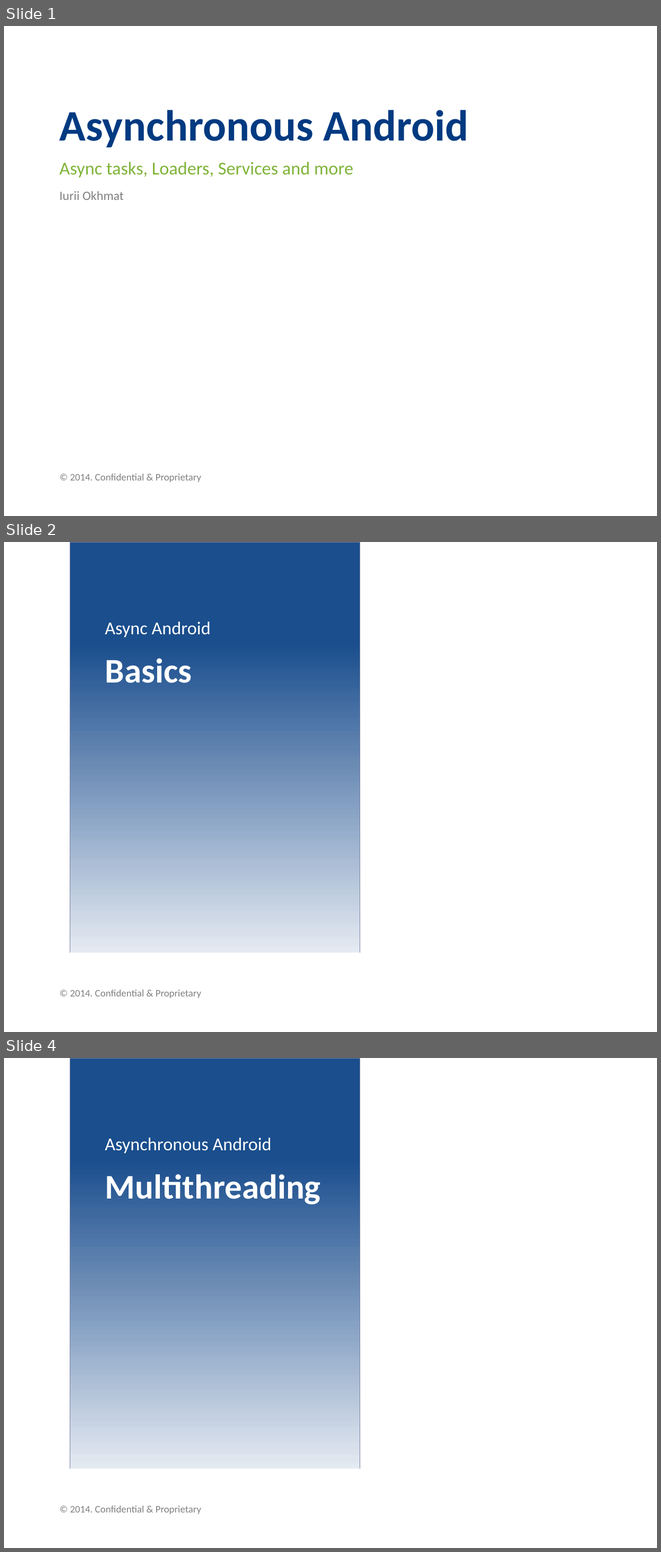
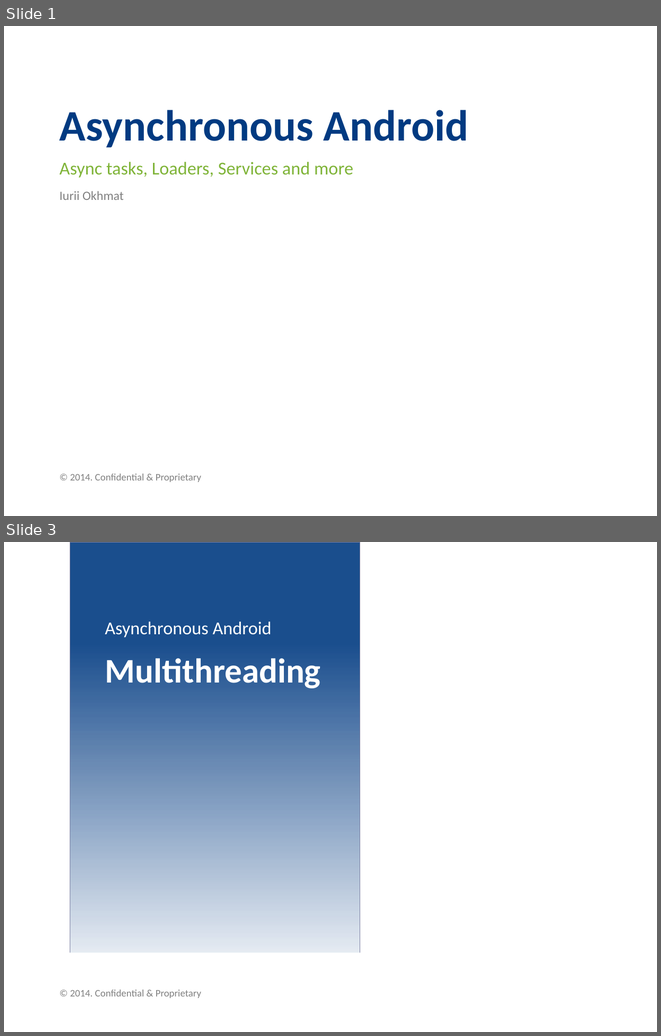
Before and after one commit to INRIX-Iurii-Okhmat/BrownBags, a slide deck: Presentation/Asynchronous Android.pptx. Shown one above the other, each under a label of ours: slides 1, 2 and 4 before the commit, slides 1 and 3 after it; the slides between them are not shown. The pictures are 661x1552 and 661x1036 pixels, drawn with LibreOffice and Linux fonts; fonts in the diff are those of the drawing; background and template pictures are left out. Boxes give left, top, right and bottom in pixels: in the first picture for what was removed or moved away, otherwise in the second. Text is boxed around its words. In the diff, an @@ line names an element or a change of style, - is before the commit and + after.

```diff
--- a/Presentation/Asynchronous Android.pptx
+++ b/Presentation/Asynchronous Android.pptx
@@ slide 2 removed at (4,542,657,1032), background #FFFFFF; not listed: 3 template elements that a slide beside it also shows @@
@@ text removed at (105,622,211,637) @@
-Async Android
@@ title removed at (105,658,192,683) @@
-Basics
@@ what was slide 4 is now slide 3 @@
```
Also in this commit, not shown: 13 slides changed, 3 slides added, 11 other slides removed, 1 other file.
